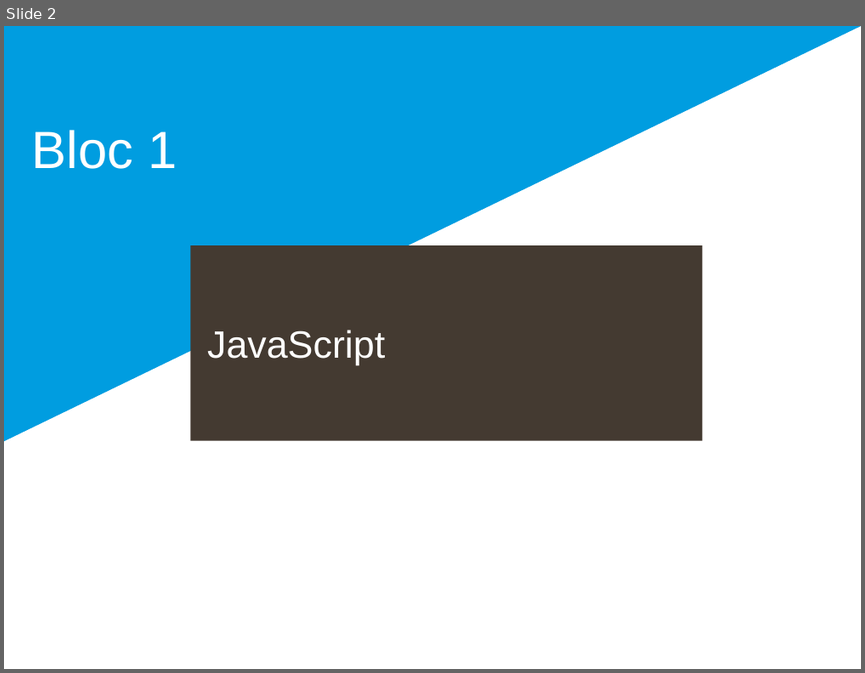
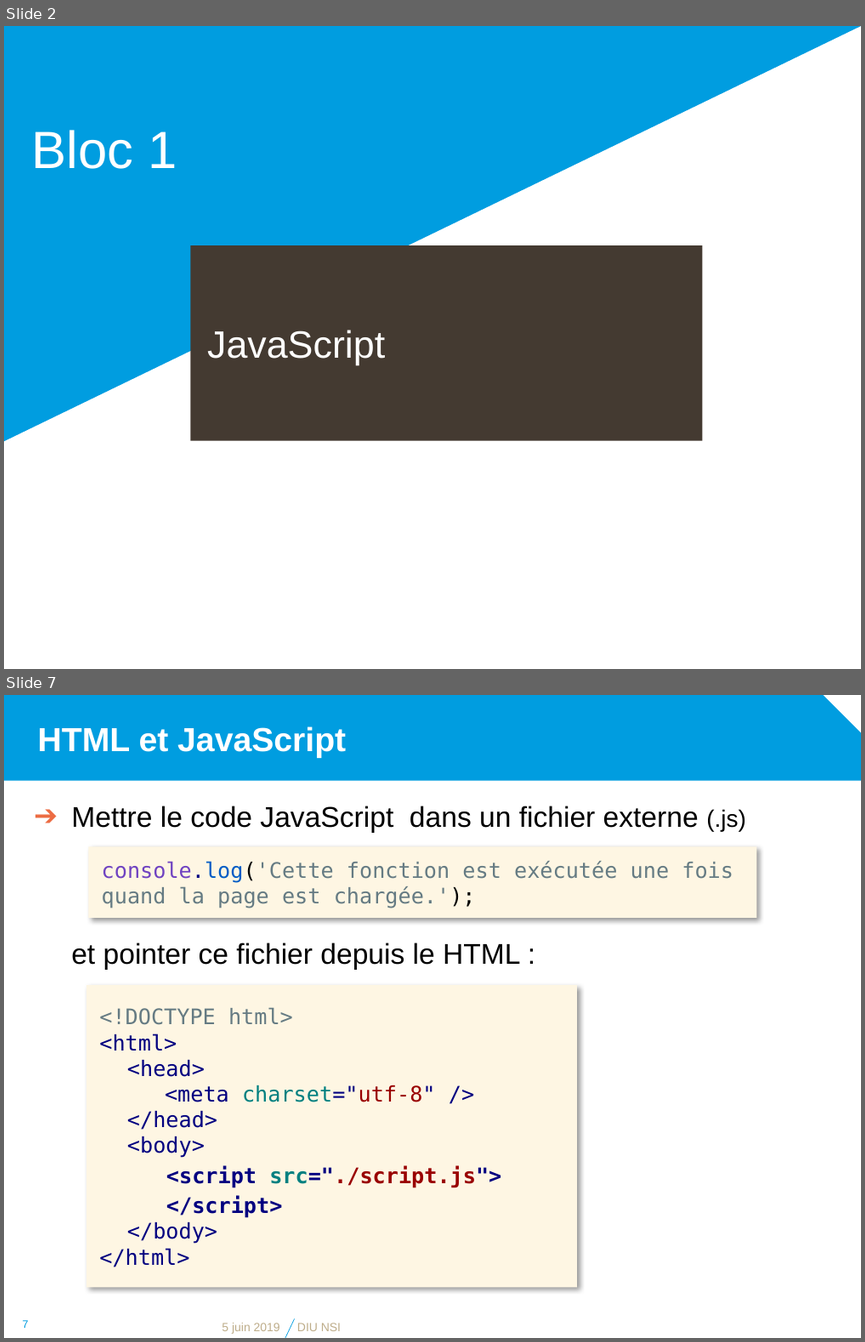
Before and after one commit to diu-uf-bordeaux/bloc1, a slide deck: web/4-JS/JavaScript.pptx. Shown one above the other, each under a label of ours: slide 2 before the commit, slides 2 and 7 after it; the slides between them are not shown. The pictures are 865x673 and 865x1342 pixels, drawn with LibreOffice and Linux fonts; fonts in the diff are those of the drawing; background and template pictures are left out. Boxes give left, top, right and bottom in pixels: in the first picture for what was removed or moved away, otherwise in the second. Text is boxed around its words. In the diff, an @@ line names an element or a change of style, - is before the commit and + after.

```diff
--- a/web/4-JS/JavaScript.pptx
+++ b/web/4-JS/JavaScript.pptx
@@ slide 7 added at box(4, 695, 861, 1338), background #FFFFFF @@
@@ snip rect added at box(4, 695, 861, 781), fill #009DE0 @@
@@ title added at box(38, 726, 346, 758), 28 pt, text #FFFFFF, bold @@
+HTML et JavaScript
@@ text added at box(71, 805, 746, 970), 24 pt, text #000000 @@
+➔ Mettre le code JavaScript dans un fichier externe (.js)
+  et pointer ce fichier depuis le HTML :
@@ rectangle added at box(89, 846, 757, 918), fill #FEF6E3, 18 pt, text #657B83 @@
+console.log('Cette fonction est exécutée une fois quand la page est chargée.');
@@ rectangle added at box(86, 985, 576, 1287), fill #FEF6E3, 18 pt, text #010080 @@
+<!DOCTYPE html>
+<html>
+  <head>
+    <meta charset="utf-8" />
+  </head>
+  <body>
+  <script src="./script.js">
+  </script>
+  </body>
+</html>
@@ page number added at box(23, 1320, 29, 1327), 9 pt, text #009DE0 @@
+7
@@ text added at box(222, 1322, 280, 1333), 10 pt, text #BEAD8A @@
+5 juin 2019
@@ line added from (285, 1338) to (295, 1319), #009DE0 0.5 pt @@
@@ text added at box(297, 1322, 341, 1331), 10 pt, text #BEAD8A @@
+DIU NSI
```
Also in this commit, not shown: 7 slides changed.
